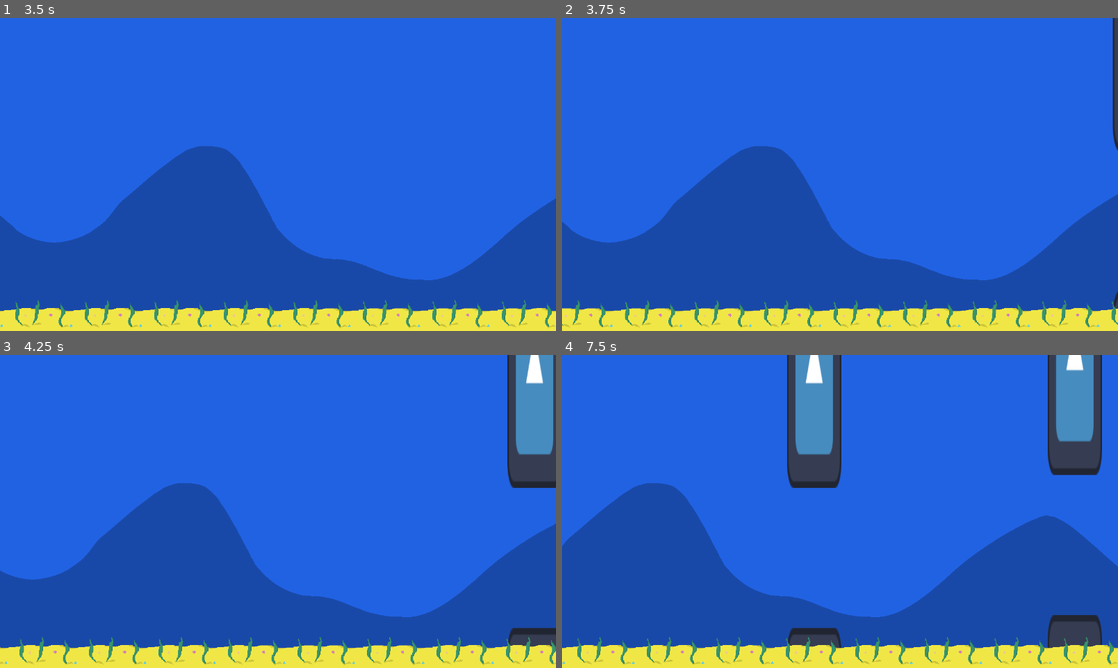
Above: before the commit, frames 1-4 (two rows, left to right).
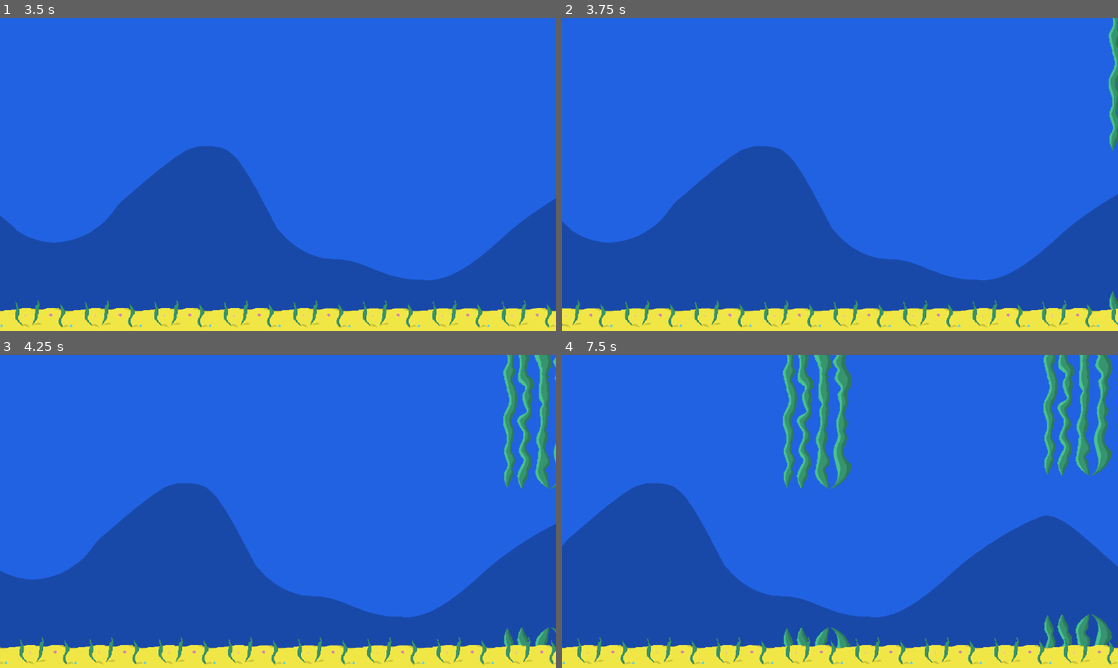
Above: after the commit, the same moments.

Repository: kjerosky/swimmy-fish
Game: Godot game, scene res://scenes/main_level.tscn
Two runs of this game, one before a commit and one after it. Both use one fixed random seed, a clock stepped at 60 frames per second and the inputs below. The engine's default icon, where the game draws it, is replaced by a stand-in: a white triangle on a blue panel in a dark square.
Inputs:
- Up to frame 1 (3.5 s): tap Space (swim) every 0.75 s from 0.6 to 2.85 s
- Up to frame 2 (3.75 s): tap Space (swim) at 3.6 s
- Up to frame 3 (4.25 s): no input
- Up to frame 4 (7.5 s): tap Space (swim) every 0.75 s from 4.35 to 7.35 s

Frame 1 is identical in both runs. In frame 2, 0.6% of the frame differs, in the area x 98-100%, y 0-94%; in frame 3, 4.3%; in frame 4, 11%, in the area x 39-99%, y 0-94%.

Commit message:
Update visuals for obstacles

Diff:
--- a/scenes/obstacle.tscn
+++ b/scenes/obstacle.tscn
@@ -1,7 +1,7 @@
 [gd_scene load_steps=5 format=3 uid="uid://cxmb6m6by2ds8"]
 
-[ext_resource type="Texture2D" uid="uid://jadfi8hsi66o" path="res://icon.svg" id="1_7ukg5"]
 [ext_resource type="Script" uid="uid://cwe1y6hbsi3kj" path="res://scripts/obstacle.gd" id="1_drdry"]
+[ext_resource type="Texture2D" uid="uid://d2xki6dy3471j" path="res://assets/seaweed-obstacle.png" id="2_drdry"]
 
 [sub_resource type="RectangleShape2D" id="RectangleShape2D_drdry"]
 size = Vector2(126, 500)
@@ -21,8 +21,9 @@
 shape = SubResource("RectangleShape2D_drdry")
 
 [node name="Sprite2D" type="Sprite2D" parent="UpperPart/CollisionShape2D"]
-scale = Vector2(0.981, 3.897)
-texture = ExtResource("1_7ukg5")
+position = Vector2(11, 0)
+texture = ExtResource("2_drdry")
+flip_v = true
 
 [node name="LowerPart" type="Area2D" parent="."]
 position = Vector2(0, 410)
@@ -33,8 +34,8 @@
 shape = SubResource("RectangleShape2D_drdry")
 
 [node name="Sprite2D" type="Sprite2D" parent="LowerPart/CollisionShape2D"]
-scale = Vector2(0.981, 3.897)
-texture = ExtResource("1_7ukg5")
+position = Vector2(11, 0)
+texture = ExtResource("2_drdry")
 
 [node name="PointGate" type="Area2D" parent="."]
 position = Vector2(74, 0)
Binary file added: assets/seaweed-obstacle.png
Not shown, added: assets/seaweed-obstacle.png.import
